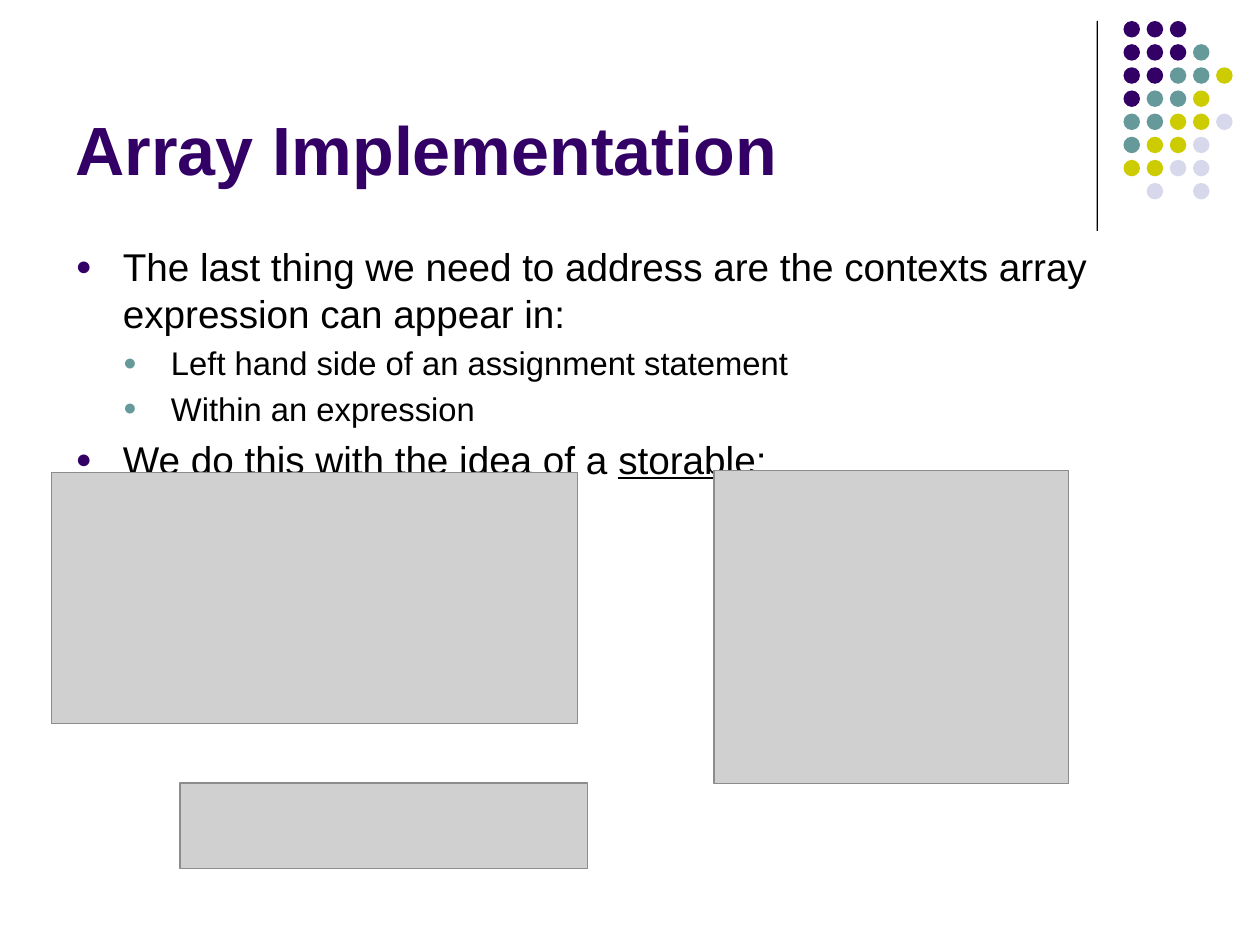
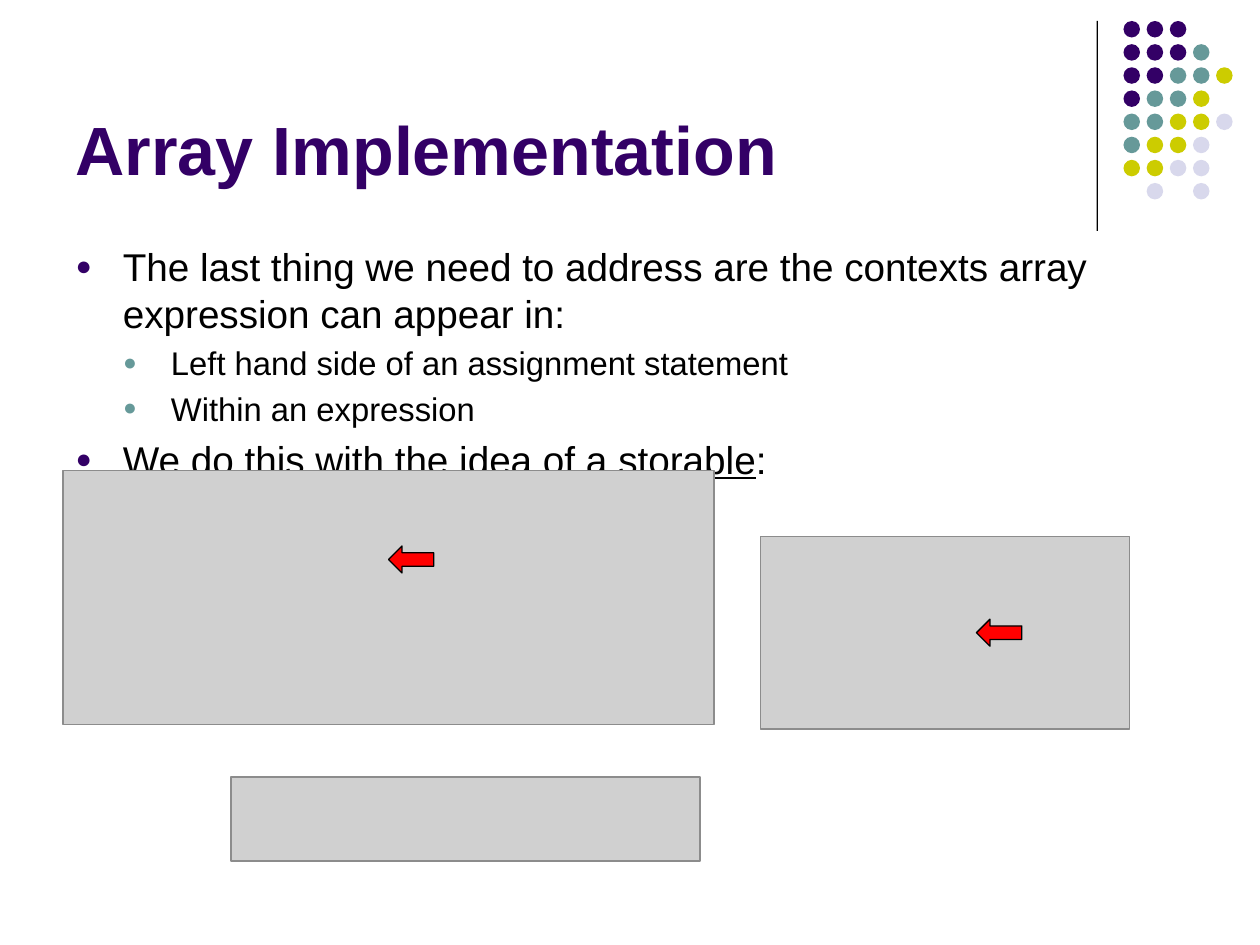
Before and after one commit to lutzhamel/CSC402, a slide deck: slide 3 of notes/csc402-ln020.pptx. Drawn at 1260x945 pixels with LibreOffice and Linux fonts; fonts in the diff are those of the drawing; grey boxes stand for pictures. Boxes give left, top, right and bottom in pixels: in the first picture for what was removed or moved away, otherwise in the second. Text is boxed around its words. In the diff, an @@ line names an element or a change of style, - is before the commit and + after.

```diff
--- a/notes/csc402-ln020.pptx
+++ b/notes/csc402-ln020.pptx
@@ picture: place and size @@
-picture at [52,472,578,723]
+picture at [63,470,714,724]
@@ picture removed at [714,470,1068,784] @@
@@ picture added at [761,537,1130,730] @@
@@ left arrow added at [388,546,433,572], fill #FF0000, outline #000000 0.75 pt @@
@@ left arrow added at [976,619,1022,645], fill #FF0000, outline #000000 0.75 pt @@
@@ picture: place and size @@
-picture at [180,782,588,868]
+picture at [231,777,699,862]
```
Also in this commit, not shown: 4 other slides changed, 9 slides added, 6 slides removed, 9 other files.
